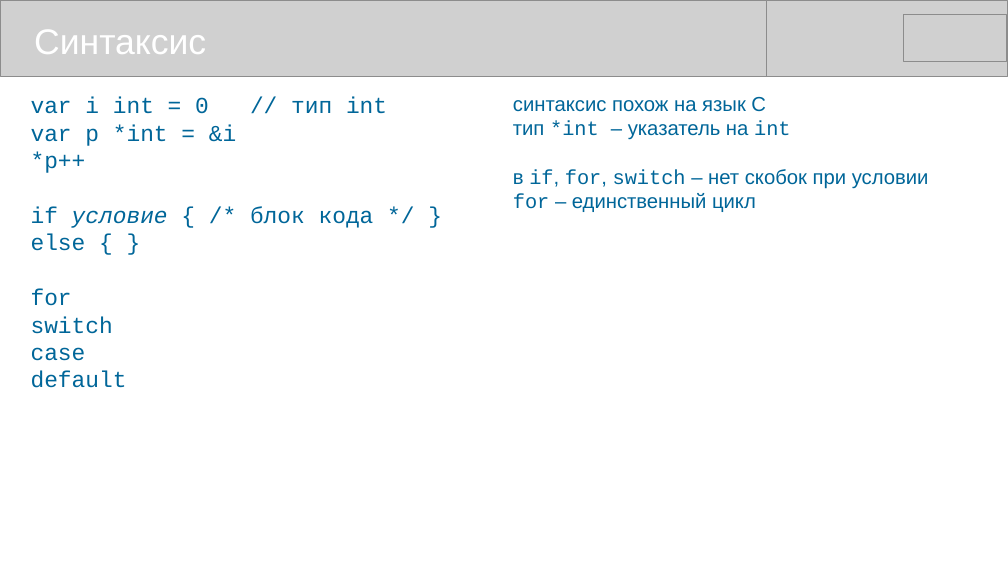
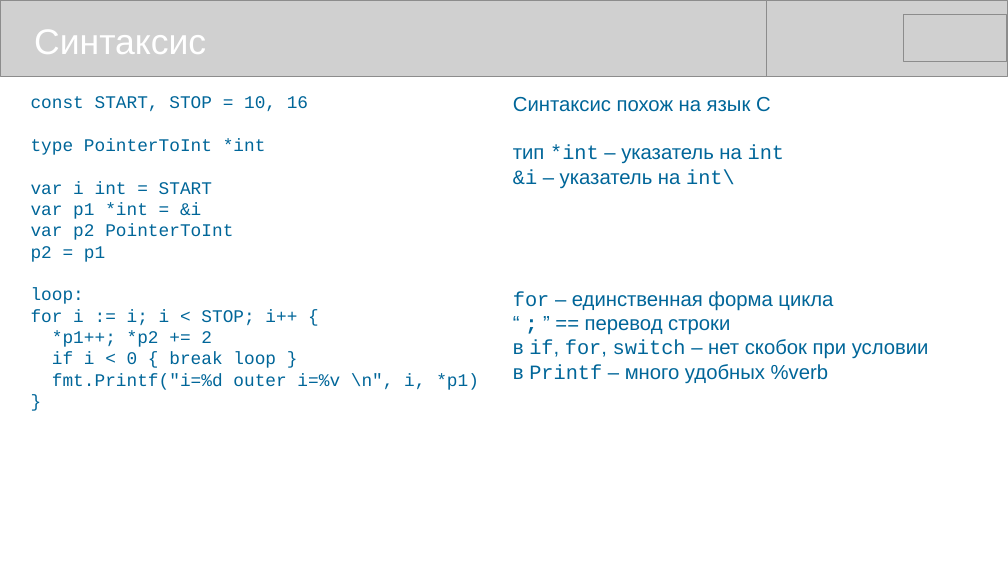
Before and after one commit to mike-shock/Go_language, a slide deck: slide 9 of Go_Intro.odp. Drawn at 1008x567 pixels with LibreOffice and Linux fonts; fonts in the diff are those of the drawing; grey boxes stand for pictures. Boxes give left, top, right and bottom in pixels: in the first picture for what was removed or moved away, otherwise in the second. Text is boxed around its words. In the diff, an @@ line names an element or a change of style, - is before the commit and + after.

```diff
--- a/Go_Intro.odp
+++ b/Go_Intro.odp
@@ text at [31,96,479,390]: text changed; size 18 to 14 pt @@
-var i int = 0 // тип int
-var p *int = &i
-*p++
-if условие { /* блок кода */ }
-else { }
-for
-switch
-case
-default
+const START, STOP = 10, 16
+type PointerToInt *int
+var i int = START
+var p1 *int = &i
+var p2 PointerToInt
+p2 = p1
+loop:
+for i := i; i < STOP; i++ {
+*p1++; *p2 += 2
+if i < 0 { break loop }
+fmt.Printf("i=%d outer i=%v \n", i, *p1)
+}
@@ text at [513,97,771,112]: text changed @@
-синтаксис похож на язык C
+Синтаксис похож на язык C
@@ text at [513,169,833,335]: paragraphs added @@
+&i – указатель на int\
+for – единственная форма цикла
+“ ; ” == перевод строки
@@ text at [513,364,828,384]: text changed @@
-for – единственный цикл
+в Printf – много удобных %verb
```
Also in this commit, not shown: 5 other slides changed, 4 slides added.
